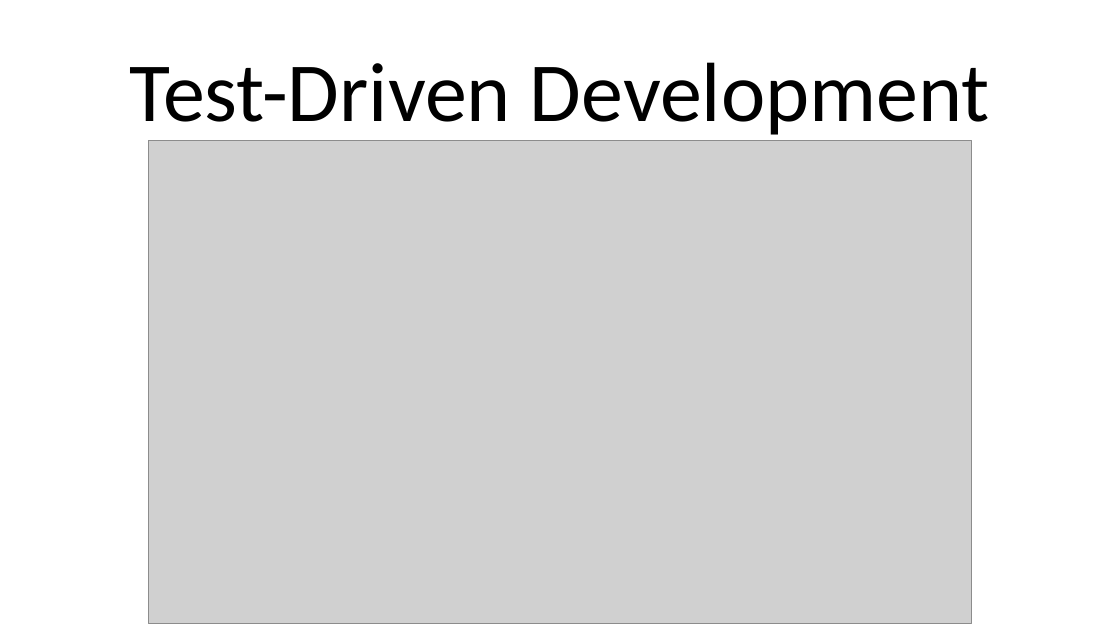
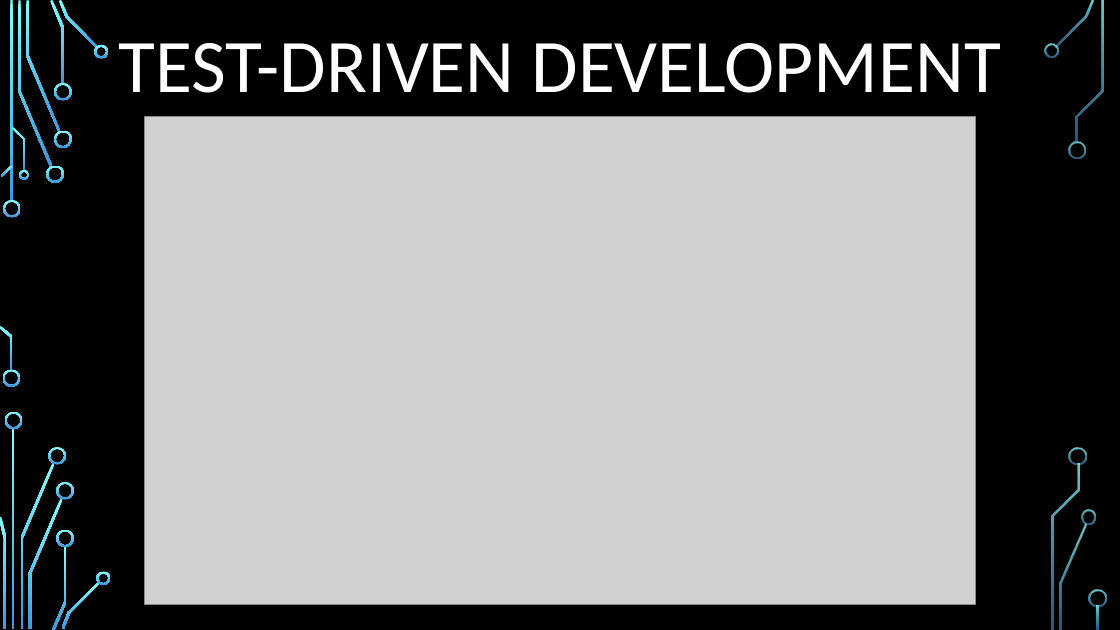
Before and after one commit to AndersSkovNielsen/LightManagement, a slide deck: slide 5 of Eksamen powerpoint.pptx. Drawn at 1120x630 pixels with LibreOffice and Linux fonts; fonts in the diff are those of the drawing; grey boxes stand for pictures; background and template pictures are left out. Boxes give left, top, right and bottom in pixels: in the first picture for what was removed or moved away, otherwise in the second. Text is boxed around its words. In the diff, an @@ line names an element or a change of style, - is before the commit and + after.

```diff
--- a/Eksamen powerpoint.pptx
+++ b/Eksamen powerpoint.pptx
@@ background #FFFFFF to picture (left out) @@
@@ title at box(118, 43, 1001, 93): text changed; size 72 to 64.8 pt; text colour #000000 to #FFFFFF @@
-Test-Driven Development
+TEST-DRIVEN DEVELOPMENT
@@ picture: place and size @@
-picture at box(148, 140, 971, 623)
+picture at box(145, 117, 975, 605)
@@ group added at box(0, 0, 1107, 630): 33 freeform shapes, 3 rectangles @@
```
Also in this commit, not shown: 8 other slides changed.
